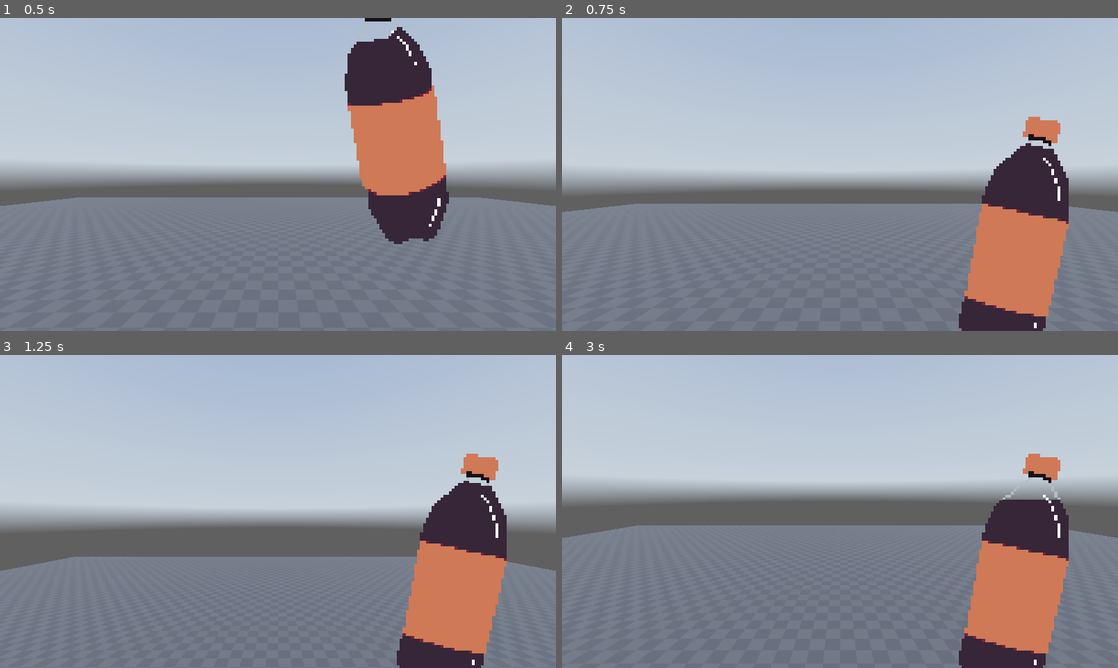
Above: before the commit, frames 1-4 (two rows, left to right).
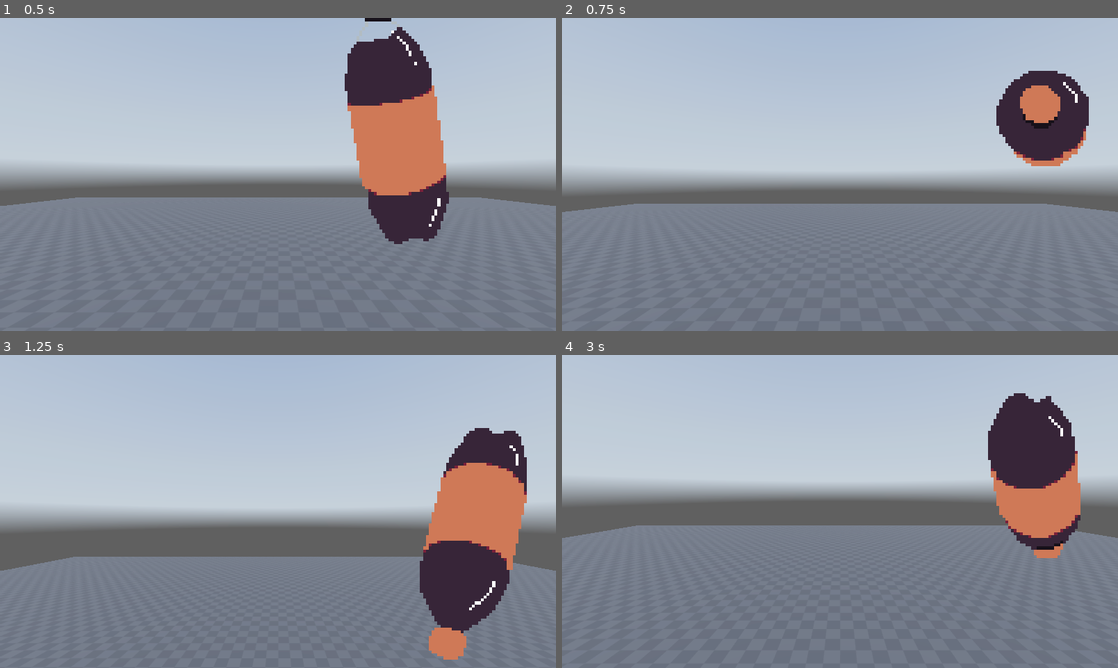
Above: after the commit, the same moments.

Repository: Shuflduf/Pepsi
Game: Godot game, scene res://world.tscn
Same seed, same stepped clock (60 frames per second), same inputs: the game is played once before the commit and once after it. A sky picture missing from this copy of the repository is replaced by a grey-blue gradient.
Inputs (mouse positions are in pixels of both pictures, inside the frame that each line leads up to):
- Up to frame 1 (0.5 s): no input
- Up to frame 2 (0.75 s): tap Enter at 0.5 s; move the mouse to (867, 174) at 0.52 s; hold E (switch, bound only after the commit) from 0.53 s (still down); click (867, 174) at 0.67 s
- Up to frame 3 (1.25 s): keep holding E (switch, bound only after the commit); tap Space (jump) at 0.77 s
- Up to frame 4 (3 s): move the mouse to (812, 511) at 1.27 s; release E (switch, bound only after the commit) at 1.28 s; tap E (switch, bound only after the commit) at 1.35, 2.85 s; click (812, 511) at 1.42 s; tap Space (jump) at 1.52, 2.75 s; move the mouse to (851, 505) at 2.02 s; hold E (switch, bound only after the commit) 2.03-2.78 s; click (851, 505) at 2.17 s; move the mouse to (834, 517) at 2.77 s; click (834, 517) at 2.92 s

Frame 1 is identical in both runs. In frame 2, 12% of the frame differs, in the area x 71-95%, y 16-100%; in frame 3, 11%; in frame 4, 13%, in the area x 71-94%, y 12-100%.

Commit message:
made switching anims into godot

Diff:
--- a/player.gd
+++ b/player.gd
@@ -4,9 +4,14 @@
 
 @export var mouse_sens: float = 0.01
 
+enum PepsiState {
+    Melee,
+    Ranged
+}
+
 var is_pepsi_ready = false
 var ammo = 100
-
+var current_state = PepsiState.Ranged
 
 func _ready() -> void:
     Input.mouse_mode = Input.MOUSE_MODE_CAPTURED
@@ -37,10 +42,22 @@
 
 func _unhandled_key_input(event: InputEvent) -> void:
     if event.is_pressed():
+        if event.is_action_pressed("switch"):
+            switch_state()
         if event.is_action_pressed("jump") and is_on_floor():
             apply_central_impulse(Vector3.UP * 5)
         if event.is_action_pressed("ui_cancel"):
             Input.mouse_mode = Input.MOUSE_MODE_VISIBLE if Input.mouse_mode == Input.MOUSE_MODE_CAPTURED else Input.MOUSE_MODE_CAPTURED
+
+func switch_state():
+    is_pepsi_ready = false
+    match current_state:
+        PepsiState.Ranged:
+            %PepsiAnim.play(&"switch_melee")
+            current_state = PepsiState.Melee
+        PepsiState.Melee:
+            %PepsiAnim.play(&"switch_ranged")
+            current_state = PepsiState.Ranged
 
 func _input(event: InputEvent) -> void:
     if event is InputEventMouseMotion:
@@ -58,3 +75,7 @@
             %PepsiAnim.hide()
         &"throw":
             %PepsiAnim.play(&"reload")
+        &"switch_melee":
+            is_pepsi_ready = true
+        &"switch_ranged":
+            is_pepsi_ready = true
--- a/project.godot
+++ b/project.godot
@@ -50,6 +50,11 @@
 "events": [Object(InputEventKey,"resource_local_to_scene":false,"resource_name":"","device":-1,"window_id":0,"alt_press …(192 unchanged characters)…
 ]
 }
+switch={
+"deadzone": 0.2,
+"events": [Object(InputEventKey,"resource_local_to_scene":false,"resource_name":"","device":-1,"window_id":0,"alt_pressed":false,"shift_pressed":false,"ctrl_pressed":false,"meta_pressed":false,"pressed":false,"keycode":0,"physical_keycode":69,"key_label":0,"unicode":101,"location":0,"echo":false,"script":null)
+]
+}
 
 [rendering]
 
--- a/world.tscn
+++ b/world.tscn
@@ -8,7 +8,9 @@
 [ext_resource type="Texture2D" uid="uid://ca2x7o7cqojsr" path="res://pepsi-main-mid.png" id="6_wse8f"]
 [ext_resource type="Texture2D" uid="uid://bqojouv1yet5h" path="res://pepsi-reload.png" id="7_pkg7o"]
 [ext_resource type="Texture2D" uid="uid://dpj0i26fceapb" path="res://pepsi-main.png" id="8_gbfbk"]
+[ext_resource type="Texture2D" uid="uid://dxp802ixqp22u" path="res://pepsi-switch-melee.png" id="9_ic0uy"]
 [ext_resource type="Texture2D" uid="uid://b1o773b0l7l3a" path="res://pepsi-throw.png" id="9_ioo17"]
+[ext_resource type="Texture2D" uid="uid://dspixngjnh5ld" path="res://pepsi-switch_ranged.png" id="10_k3n1d"]
 
 [sub_resource type="PanoramaSkyMaterial" id="PanoramaSkyMaterial_tlwt5"]
 panorama = ExtResource("1_fj7yv")
@@ -64,6 +66,46 @@
 atlas = ExtResource("7_pkg7o")
 region = Rect2(1536, 0, 192, 108)
 
+[sub_resource type="AtlasTexture" id="AtlasTexture_26xuy"]
+atlas = ExtResource("9_ic0uy")
+region = Rect2(0, 0, 192, 108)
+
+[sub_resource type="AtlasTexture" id="AtlasTexture_bc84e"]
+atlas = ExtResource("9_ic0uy")
+region = Rect2(192, 0, 192, 108)
+
+[sub_resource type="AtlasTexture" id="AtlasTexture_wukud"]
+atlas = ExtResource("9_ic0uy")
+region = Rect2(384, 0, 192, 108)
+
+[sub_resource type="AtlasTexture" id="AtlasTexture_il2jm"]
+atlas = ExtResource("9_ic0uy")
+region = Rect2(576, 0, 192, 108)
+
+[sub_resource type="AtlasTexture" id="AtlasTexture_wjb0r"]
+atlas = ExtResource("9_ic0uy")
+region = Rect2(768, 0, 192, 108)
+
+[sub_resource type="AtlasTexture" id="AtlasTexture_mc2jv"]
+atlas = ExtResource("10_k3n1d")
+region = Rect2(0, 0, 192, 108)
+
+[sub_resource type="AtlasTexture" id="AtlasTexture_bo7i5"]
+atlas = ExtResource("10_k3n1d")
+region = Rect2(192, 0, 192, 108)
+
+[sub_resource type="AtlasTexture" id="AtlasTexture_4h6ng"]
+atlas = ExtResource("10_k3n1d")
+region = Rect2(384, 0, 192, 108)
+
+[sub_resource type="AtlasTexture" id="AtlasTexture_o3ebs"]
+atlas = ExtResource("10_k3n1d")
+region = Rect2(576, 0, 192, 108)
+
+[sub_resource type="AtlasTexture" id="AtlasTexture_k83mh"]
+atlas = ExtResource("10_k3n1d")
+region = Rect2(768, 0, 192, 108)
+
 [sub_resource type="AtlasTexture" id="AtlasTexture_2u3nc"]
 atlas = ExtResource("9_ioo17")
 region = Rect2(0, 0, 192, 108)
@@ -115,6 +157,46 @@
 }],
 "loop": false,
 "name": &"reload",
+"speed": 12.0
+}, {
+"frames": [{
+"duration": 1.0,
+"texture": SubResource("AtlasTexture_26xuy")
+}, {
+"duration": 1.0,
+"texture": SubResource("AtlasTexture_bc84e")
+}, {
+"duration": 1.0,
+"texture": SubResource("AtlasTexture_wukud")
+}, {
+"duration": 1.0,
+"texture": SubResource("AtlasTexture_il2jm")
+}, {
+"duration": 1.0,
+"texture": SubResource("AtlasTexture_wjb0r")
+}],
+"loop": false,
+"name": &"switch_melee",
+"speed": 12.0
+}, {
+"frames": [{
+"duration": 1.0,
+"texture": SubResource("AtlasTexture_mc2jv")
+}, {
+"duration": 1.0,
+"texture": SubResource("AtlasTexture_bo7i5")
+}, {
+"duration": 1.0,
+"texture": SubResource("AtlasTexture_4h6ng")
+}, {
+"duration": 1.0,
+"texture": SubResource("AtlasTexture_o3ebs")
+}, {
+"duration": 1.0,
+"texture": SubResource("AtlasTexture_k83mh")
+}],
+"loop": false,
+"name": &"switch_ranged",
 "speed": 12.0
 }, {
 "frames": [{
@@ -194,8 +276,6 @@
 scale = Vector2(6, 6)
 sprite_frames = SubResource("SpriteFrames_2u3nc")
 animation = &"throw"
-frame = 3
-frame_progress = 1.0
 centered = false
 
 [connection signal="animation_finished" from="RigidBody3D/UI/PepsiAnim" to="RigidBody3D" method="_on_pepsi_anim_animation_finished"]
Not shown, added: pepsi-switch-melee.png.import
Not shown, added: pepsi-switch_ranged.png.import
Not shown, added: refs/ranged.png.import
Not shown, added: refs/switch-1.png.import
Not shown, added: refs/switch-10.png.import
Not shown, added: refs/switch-11.png.import
Not shown, added: refs/switch-2.png.import
Not shown, added: refs/switch-3.png.import
Not shown, added: refs/switch-4.png.import
Not shown, added: refs/switch-5.png.import
Not shown, added: refs/switch-6.png.import
Not shown, added: refs/switch-7.png.import
(and 3 more such lines)
